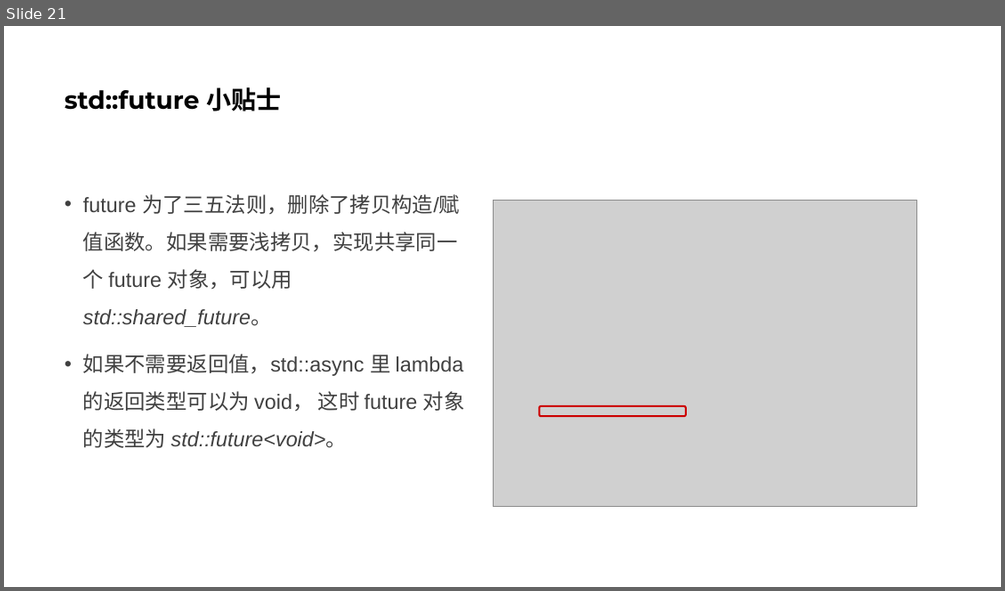
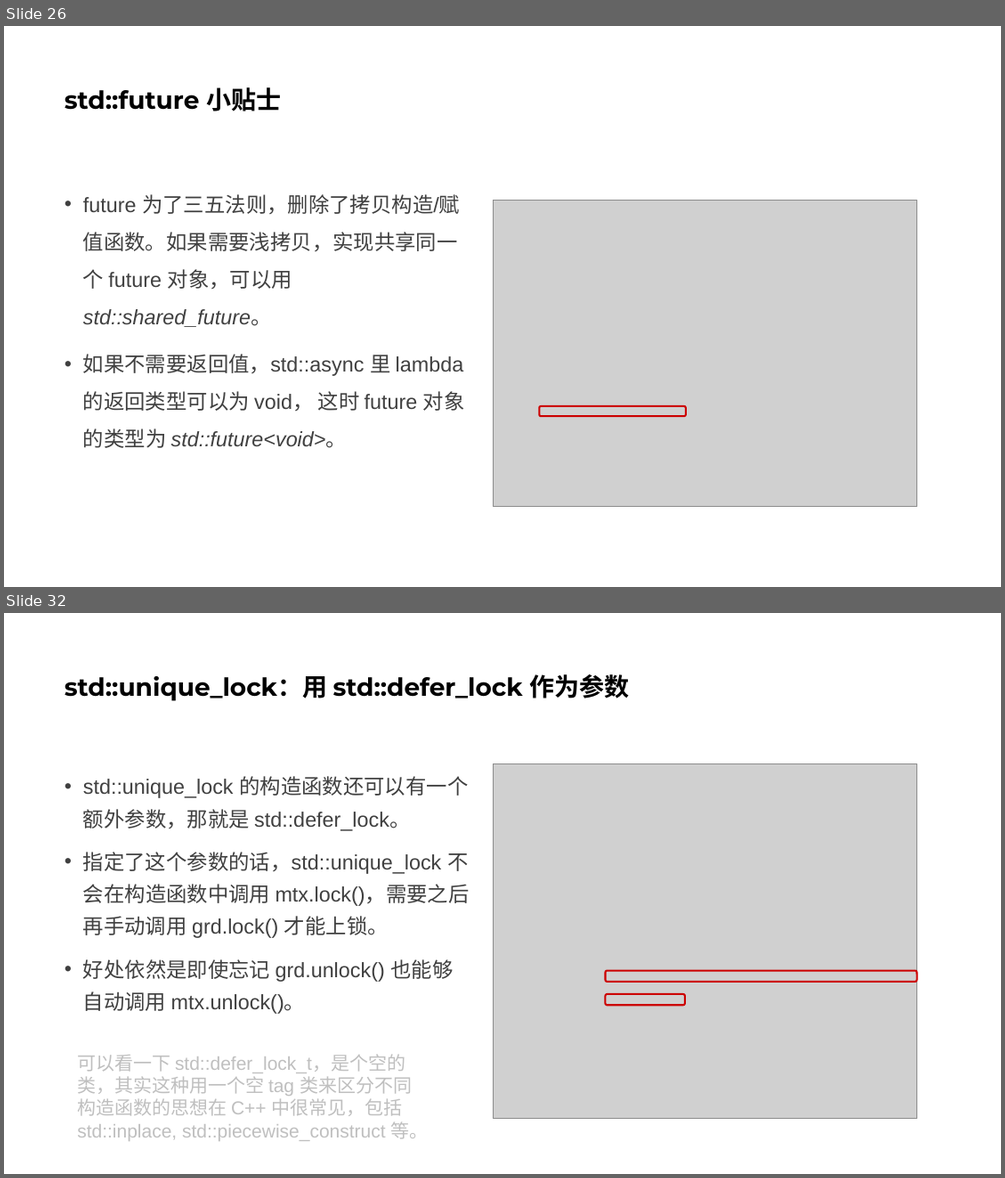
Before and after one commit to parallel101/course, a slide deck: 05/slides.pptx. Shown one above the other, each under a label of ours: slide 21 before the commit, slides 26 and 32 after it; the slides between them are not shown. The pictures are 1005x591 and 1005x1178 pixels, drawn with LibreOffice and Linux fonts; fonts in the diff are those of the drawing; grey boxes stand for pictures. Boxes give left, top, right and bottom in pixels: in the first picture for what was removed or moved away, otherwise in the second. Text is boxed around its words. In the diff, an @@ line names an element or a change of style, - is before the commit and + after.

```diff
--- a/05/slides.pptx
+++ b/05/slides.pptx
@@ slide 32 added at [4, 613, 1001, 1174], background #FFFFFF @@
@@ title added at [65, 674, 630, 701], 24 pt, text #000000, bold @@
+std::unique_lock：用 std::defer_lock 作为参数
@@ picture added at [493, 764, 917, 1118] @@
@@ text added at [83, 776, 469, 1013], 20 pt, text #404040 @@
+• std::unique_lock 的构造函数还可以有一个额外参数，那就是 std::defer_lock。
+• 指定了这个参数的话，std::unique_lock 不会在构造函数中调用 mtx.lock()，需要之后再手动调用 grd.lock() 才能上锁。
+• 好处依然是即使忘记 grd.unlock() 也能够自动调用 mtx.unlock()。
@@ rounded rectangle added at [606, 971, 917, 981], outline #CC0000 1.75 pt @@
@@ rounded rectangle added at [606, 995, 685, 1005], outline #CC0000 1.75 pt @@
@@ text added at [77, 1054, 429, 1141], 18 pt, text #BFBFBF @@
+可以看一下 std::defer_lock_t，是个空的类，其实这种用一个空 tag 类来区分不同构造函数的思想在 C++ 中很常见，包括std::inplace, std::piecewise_construct 等。
@@ what was slide 21 is now slide 26 @@
```
Also in this commit, not shown: 4 slides changed, 9 other slides added, 22 other files.
